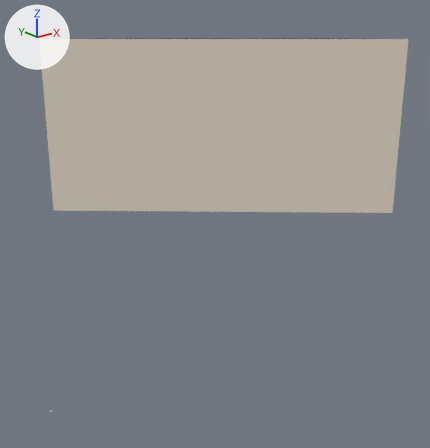
Before and after pictures for a commit that changed the glTF model assets/source/worlds/leonberg/handmade/schloss/schloss_eg_wachstube.glb.
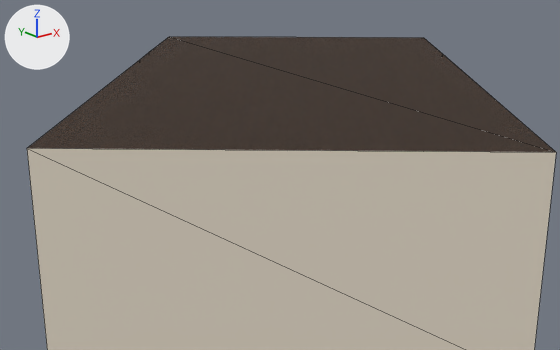
Each version is shown whole from a camera (50 mm lens) standing at (-6.02, -15.69, 10.08) and looking at (5.88, -0.82, 4.13), then close up from a camera (50 mm lens) standing at (-4.7, -14.07, 13.04) and looking at (6.53, -0.03, 7.43). Every picture has the same lights, and +X, +Y and +Z are marked at upper left. The older version's two pictures come first. The close-ups show mesh edges as thin lines. Vertices at exactly the same position are counted once.

Objects in the first close-up: 'schloss_eg_wachstube'.
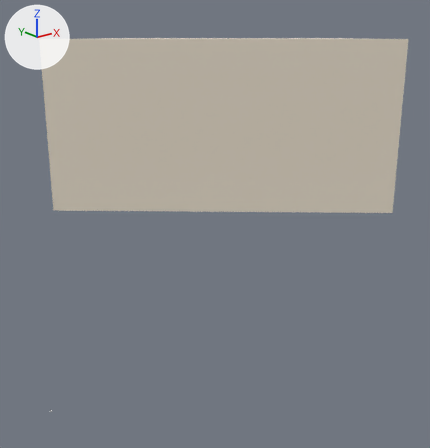
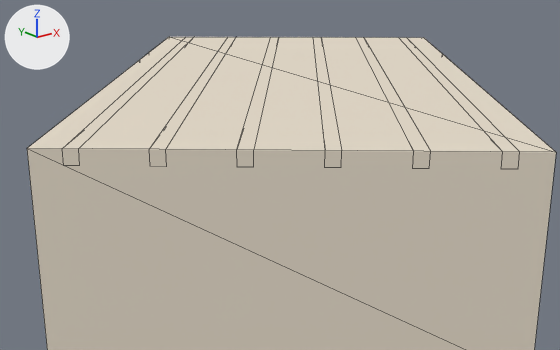
Boxes (x1, y1, x2, y2) around the edits, measured in the close-ups (560 x 350 px):
part 1 of me_schloss_eg_wachstube, recoloured (brown to white): (28, 37, 555, 152) in both

The change, as a diff of the scene's bpy script:
```diff
--- a/assets/source/worlds/leonberg/handmade/schloss/schloss_eg_wachstube.glb.py
+++ b/assets/source/worlds/leonberg/handmade/schloss/schloss_eg_wachstube.glb.py
@@ me_schloss_eg_wachstube @@
 # used by ob_schloss_eg_wachstube; location = (0.0, 0.0, 0.0)
-me_schloss_eg_wachstube.from_pydata(...)  # 24 vertices, 26 faces; spans x -0.77..13.17, y -8.19..6.33, z 6.35..10.05
+me_schloss_eg_wachstube.from_pydata(...)  # 72 vertices, 62 faces; spans x -0.77..13.17, y -8.19..6.33, z 6.35..10.05
+# me_schloss_eg_wachstube part 1: 2 faces spanning x -0.77..13.17, y -8.19..6.33, z 10.05 switch from mat_timber_dark to mat_plaster_white (its picture is missing)
+# edits to the shape of me_schloss_eg_wachstube do not show in these pictures
 me_schloss_eg_wachstube.materials.append(mat_stone_slab)
```
